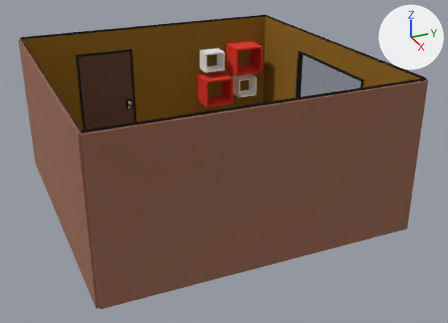
The OBJ model public/bureau.obj as it was, and as the next commit left it.
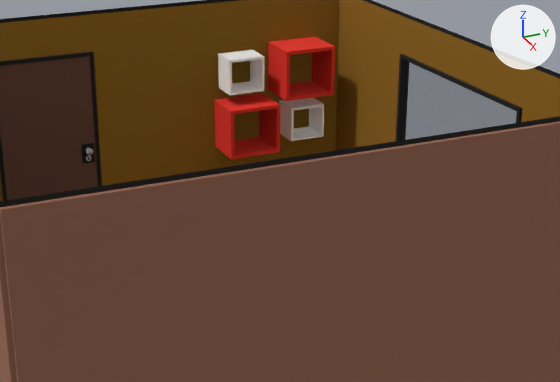
There are two pictures of each version: one whole from a camera (50 mm lens) standing at (9.69, -5.44, 5.26) and looking at (0.63, -1.37, 0.73), one close up on the part from 18% to 86% of the width and 7% to 71% of the height. Lighting does not change. The marker at upper right points along +X, +Y and +Z. The older version's two pictures come first. Where no turn or scale is listed for an object, it has been applied to the vertices. Vertices at exactly the same position are counted once.

Names of what the first close-up shows: 'bureau'.
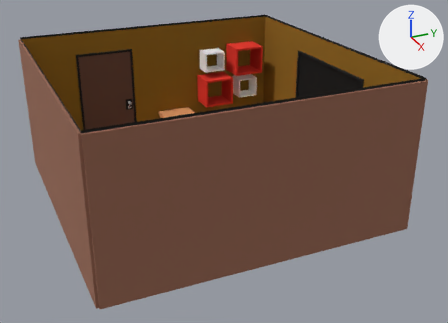
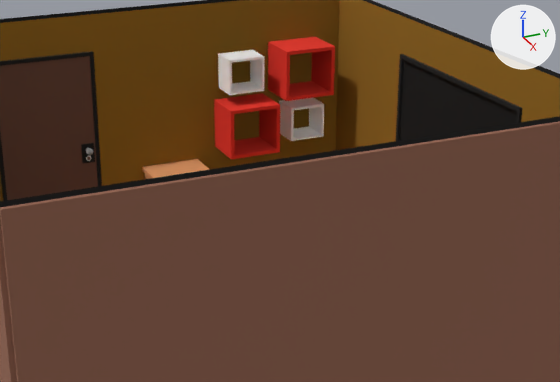
What differs and where, as boxes (x1, y1, x2, y2) in the close-ups (560 x 382 px):
'bureau', surface changed, reshaped: (0, 0, 560, 382) in both
part 1 of me_bureau, added: after (142, 159, 210, 179)

The change in detail:
In material 'lambert4SG' (mat_lambert4sg), alpha goes from 0.2 to 1.0.
Material 'standardSurface5SG' (mat_standardsurface5sg) is new.
Its base color is (0.46, 0.2, 0.06) (orange #b57c45).
Its roughness is 1.0.
Material 'CabinetFBXASC032BedFBXASC032DrawerFBXASC032TablSG' (mat_cabinetfbxasc032bedfbxasc032drawerfbxasc032tablsg) is new.
Its base color is (0.79, 0.33, 0.13) (orange #e69b65).
Its roughness is 1.0.
Material 'standardSurface6SG' (mat_standardsurface6sg) is new.
Its base color is (0.25, 0.1, 0.02) (brown #895927).
Its roughness is 1.0.
Material 'CabinetFBXASC032BedFBXASC032DrawerFBXASC032TablSG1' (mat_cabinetfbxasc032bedfbxasc032drawerfbxasc032tablsg1) is new.
Its base color is (1.0, 1.0, 1.0) (white #ffffff).
Its roughness is 1.0.
Material 'CabinetFBXASC032BedFBXASC032DrawerFBXASC032TablSG2' (mat_cabinetfbxasc032bedfbxasc032drawerfbxasc032tablsg2) is new.
Its base color is (0.52, 0.65, 0.68) (pale blue #bfd3d7).
Its roughness is 1.0.
me_bureau is used by ob_bureau; location (0.0, 0.0, 0.0).
me_bureau had 6577 vertices, 8447 faces and spanned x -2.42..2.88, y -4.23..0.98, z 0.03..2.58.
me_bureau now has 6645 vertices, 8587 faces and spans x -2.42..2.88, y -4.23..0.98, z 0.03..2.58.
me_bureau part 1: a new loose piece of 68 vertices spanning x -2.26..-1.7, y -1.59..-0.92, z 0.07..0.74.
me_bureau gains material mat_standardsurface5sg (orange #b57c45).
me_bureau gains material mat_standardsurface6sg (brown #895927).
me_bureau gains material mat_cabinetfbxasc032bedfbxasc032drawerfbxasc032tablsg (orange #e69b65).
me_bureau gains material mat_cabinetfbxasc032bedfbxasc032drawerfbxasc032tablsg1 (white #ffffff).
me_bureau gains material mat_cabinetfbxasc032bedfbxasc032drawerfbxasc032tablsg2 (pale blue #bfd3d7).
